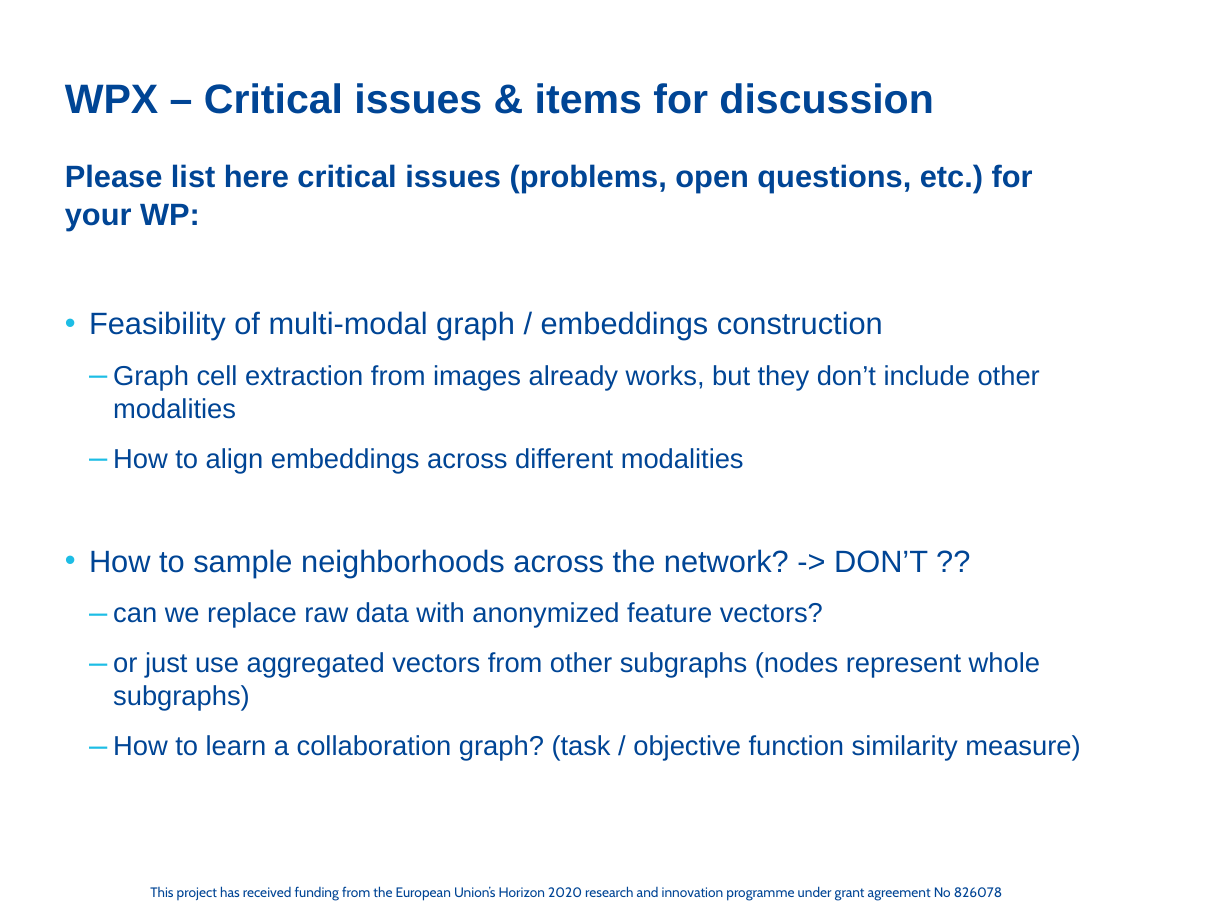
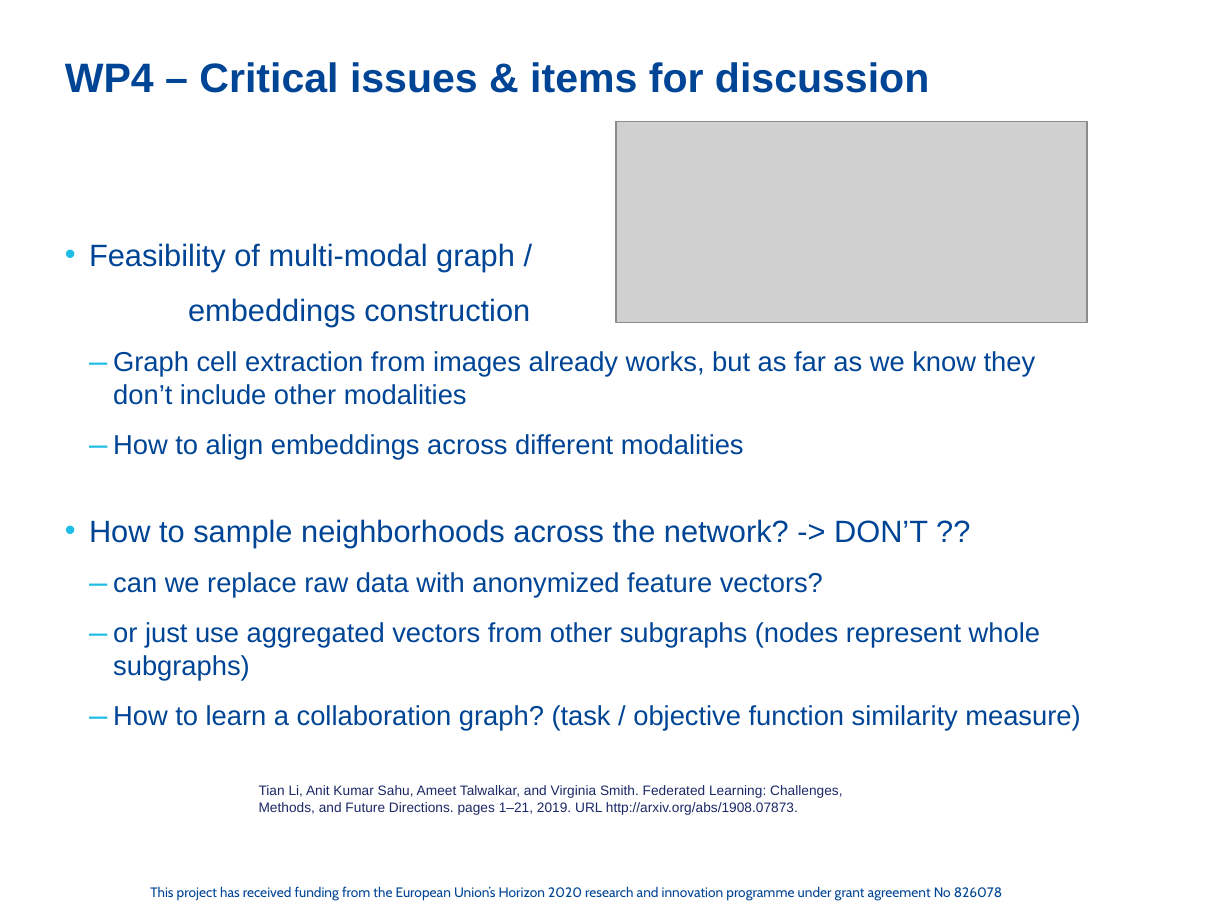
Before and after one commit to cassinius/phd-presentations, a slide deck: slide 8 of 2020/FC_sept_Graphs_LS/FeatureCloud_PPT_WP4_update.pptx. Drawn at 1232x924 pixels with LibreOffice and Linux fonts; fonts in the diff are those of the drawing; grey boxes stand for pictures; background and template pictures are left out. Boxes give left, top, right and bottom in pixels: in the first picture for what was removed or moved away, otherwise in the second. Text is boxed around its words. In the diff, an @@ line names an element or a change of style, - is before the commit and + after.

Commit message:
improved presentation

```diff
--- a/2020/FC_sept_Graphs_LS/FeatureCloud_PPT_WP4_update.pptx
+++ b/2020/FC_sept_Graphs_LS/FeatureCloud_PPT_WP4_update.pptx
@@ title at [65, 62, 929, 93]: text changed @@
-WPX – Critical issues & items for discussion
+WP4 – Critical issues & items for discussion
@@ picture added at [616, 122, 1087, 323] @@
@@ text "Feasibility of multi-modal graph /": place and size @@
-text "Feasibility of multi-modal graph /" at [65, 164, 1080, 761]
+text "Feasibility of multi-modal graph /" at [89, 243, 1080, 731]
@@ text at [89, 243, 1036, 405]: text changed; size 18 to 16 pt @@
-Please list here critical issues (problems, open questions, etc.) for your WP:
-• Feasibility of multi-modal graph / embeddings construction
-  – Graph cell extraction from images already works, but they don’t include other modalities
+• Feasibility of multi-modal graph /
+embeddings construction
+  – Graph cell extraction from images already works, but as far as we know they don’t include other modalities
@@ text added at [259, 785, 842, 815], 8 pt, text #1B2867 @@
+Tian Li, Anit Kumar Sahu, Ameet Talwalkar, and Virginia Smith. Federated Learning: Challenges, Methods, and Future Directions. pages 1–21, 2019. URL http://arxiv.org/abs/1908.07873.
```
Also in this commit, not shown: 2 other slides changed, 1 slide removed.
